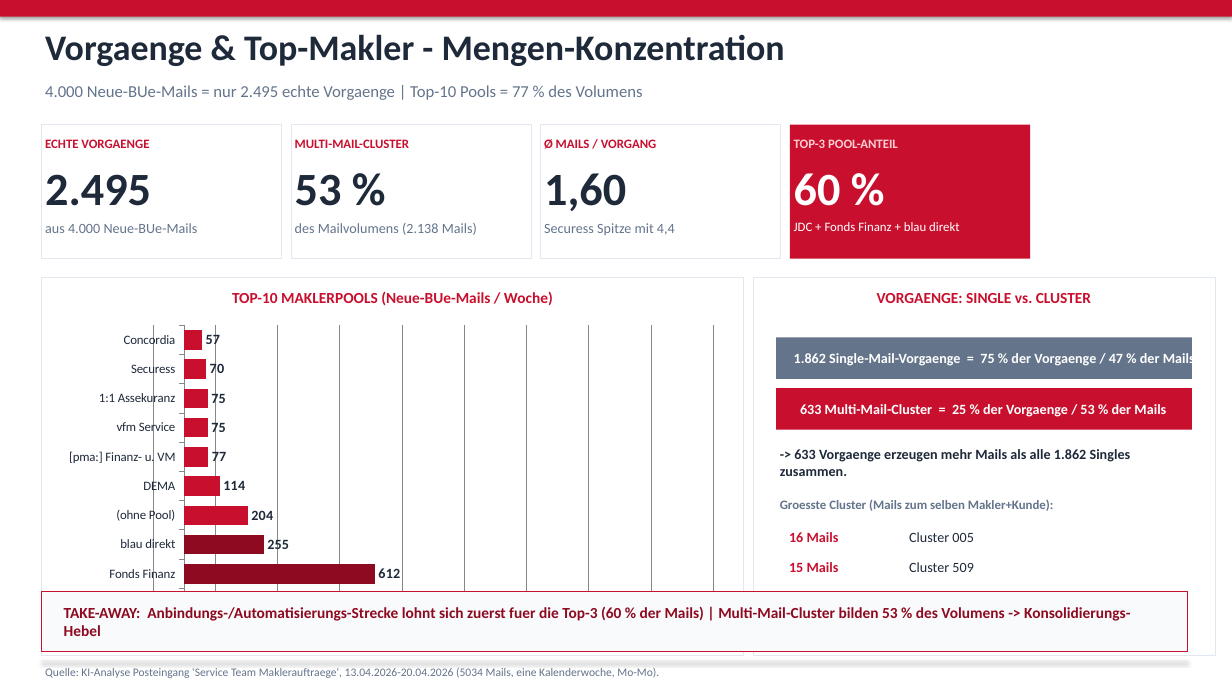
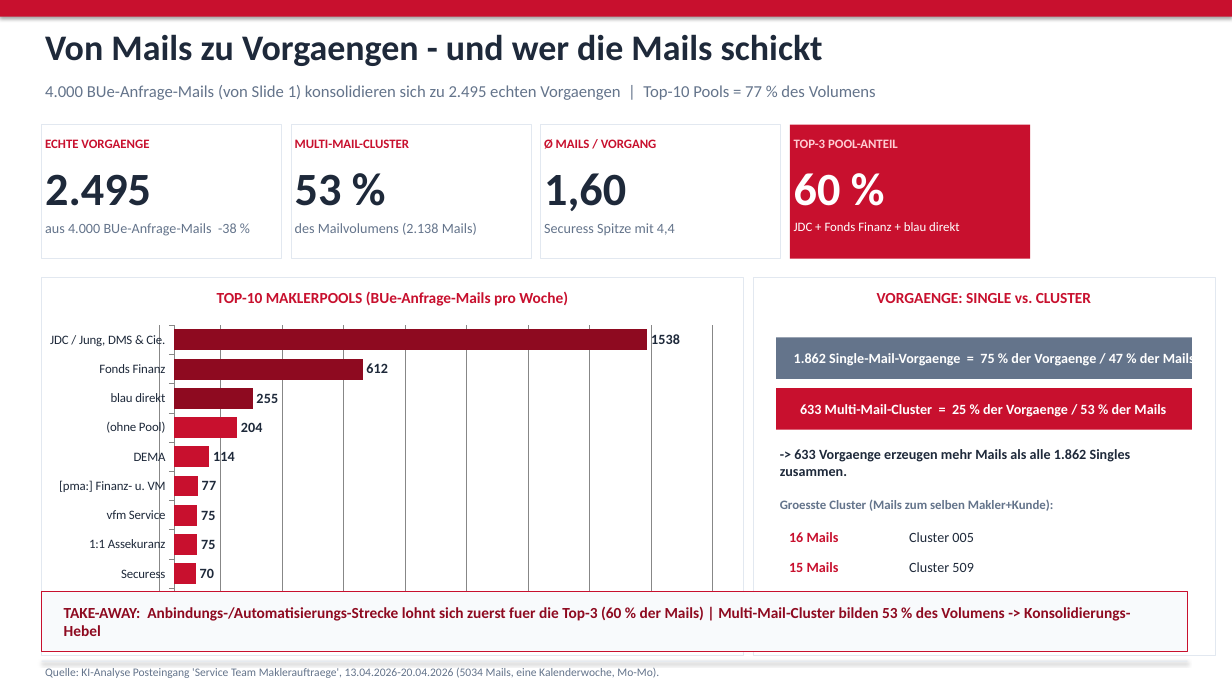
Before and after one commit to brenneisen-e/emailimport, a slide deck: slide 2 of ERGO-Mengengeruest-2Slides.pptx. Drawn at 1232x693 pixels with LibreOffice and Linux fonts; fonts in the diff are those of the drawing. Boxes give left, top, right and bottom in pixels: in the first picture for what was removed or moved away, otherwise in the second. Text is boxed around its words. In the diff, an @@ line names an element or a change of style, - is before the commit and + after.

```diff
--- a/ERGO-Mengengeruest-2Slides.pptx
+++ b/ERGO-Mengengeruest-2Slides.pptx
@@ text at (45, 34, 823, 66): text changed @@
-Vorgaenge & Top-Makler - Mengen-Konzentration
+Von Mails zu Vorgaengen - und wer die Mails schickt
@@ text at (45, 85, 876, 100): text changed @@
-4.000 Neue-BUe-Mails = nur 2.495 echte Vorgaenge | Top-10 Pools = 77 % des Volumens
+4.000 BUe-Anfrage-Mails (von Slide 1) konsolidieren sich zu 2.495 echten Vorgaengen | Top-10 Pools = 77 % des Volumens
@@ text at (45, 223, 237, 236): text changed @@
-aus 4.000 Neue-BUe-Mails
+aus 4.000 BUe-Anfrage-Mails -38 %
@@ text at (217, 292, 568, 306): text changed @@
-TOP-10 MAKLERPOOLS (Neue-BUe-Mails / Woche)
+TOP-10 MAKLERPOOLS (BUe-Anfrage-Mails pro Woche)
@@ bar chart at (46, 319, 739, 647) @@
-categories: JDC / Jung, DMS & Cie., Fonds Finanz, blau direkt, (ohne Pool), DEMA, [pma:] Finanz- u. VM, vfm Service, 1:1 Assekuranz, Securess, Concordia
+categories: Concordia, Securess, 1:1 Assekuranz, vfm Service, [pma:] Finanz- u. VM, DEMA, (ohne Pool), blau direkt, Fonds Finanz, JDC / Jung, DMS & Cie.
-Series 1: 1538, 612, 255, 204, 114, 77, 75, 75, 70, 57
+Series 1: 57, 70, 75, 75, 77, 114, 204, 255, 612, 1538
@@ colours of single points changed @@
@@ value axis changed @@
@@ bar spacing changed @@
```
Also in this commit, not shown: 1 other slide changed.
